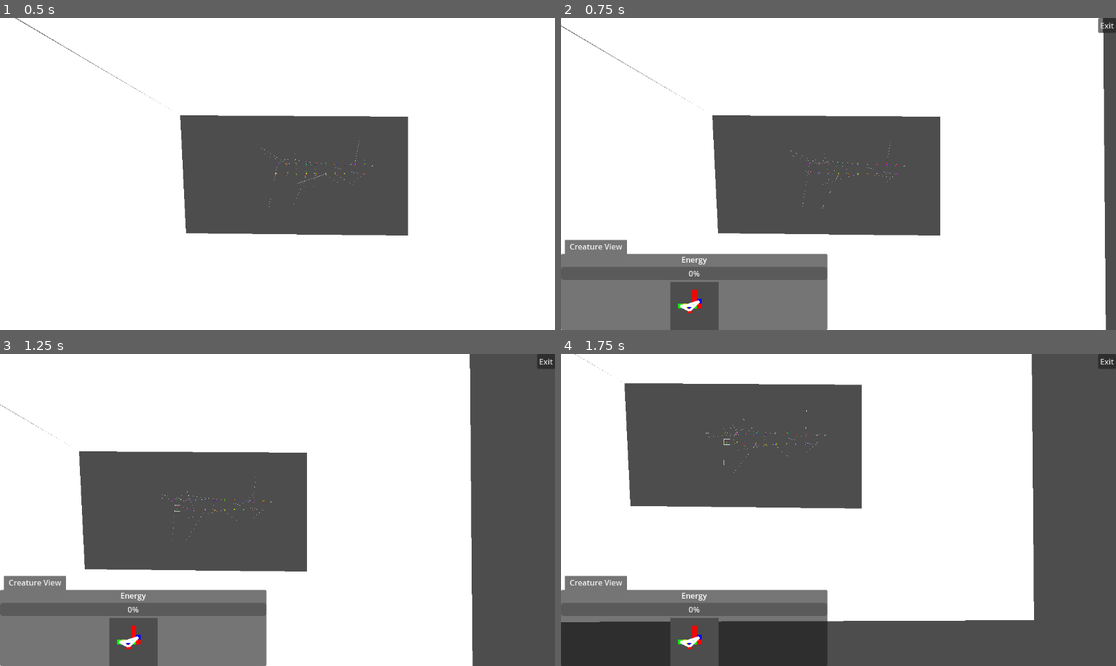
Above: before the commit, frames 1-4 (two rows, left to right).
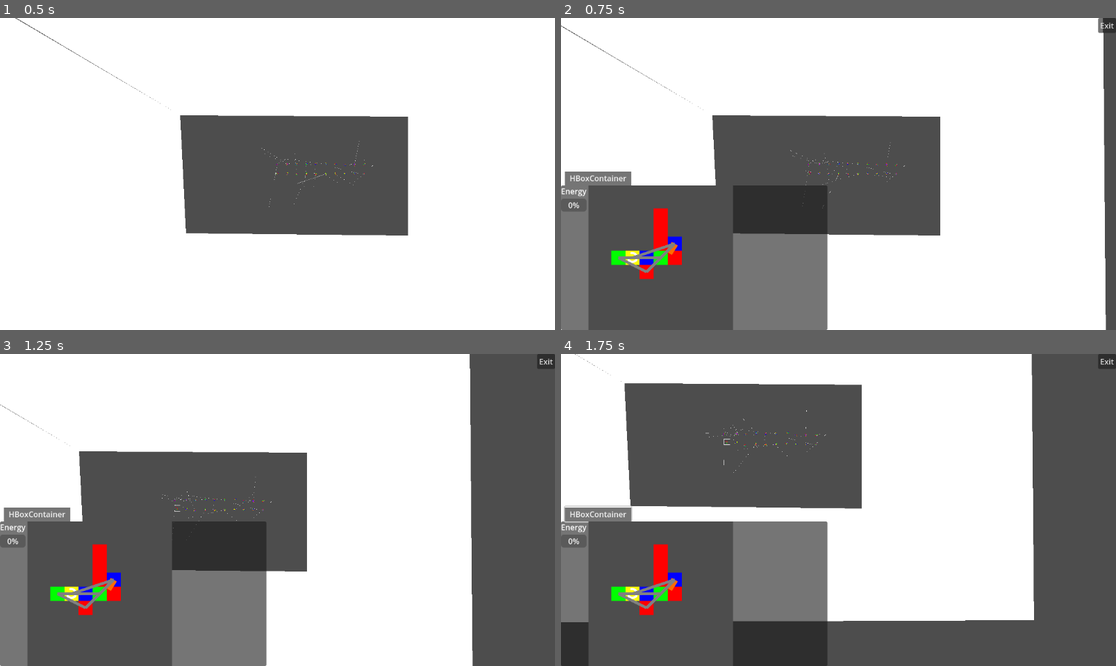
Above: after the commit, the same moments.

Repository: 06gusmog/EVOLUTIONATOR-4000
Game: Godot game, scene res://Misc/world.tscn
Same seed, same stepped clock (60 frames per second), same inputs: the game is played once before the commit and once after it.
Inputs (mouse positions are in pixels of both pictures, inside the frame that each line leads up to):
- Up to frame 1 (0.5 s): no input
- Up to frame 2 (0.75 s): move the mouse to (838, 174) at 0.52 s; press the mouse at (838, 174) at 0.53 s; hold Right (right) from 0.53 s (still down)
- Up to frame 3 (1.25 s): keep holding Right (right)
- Up to frame 4 (1.75 s): move the mouse to (749, 510) at 1.27 s; release Right (right) at 1.28 s; release the mouse at (749, 510) at 1.28 s; hold Down (down) from 1.28 s (still down); tap Shift (zoom_in) at 1.35 s; click (749, 510) at 1.42 s

Frame 1 is identical in both runs. In frame 2, 15% of the frame differs, in the area x 0-49%, y 49-100%; in frame 3, 14%; in frame 4, 16%, in the area x 0-49%, y 48-100%.

Commit message:
Connection strength rendering
The connections now show their strength: A range from black to white where black is -1 and white is +1.

Diff:
--- a/Godot/Misc/UI assets/connection.gd
+++ b/Godot/Misc/UI assets/connection.gd
@@ -6,13 +6,9 @@
 
 func make_connection(from, to):
 	if from == to:
-		print('hello')
 		var self_connection_sprite = load("res://Misc/UI assets/connection_to_self.png")
-		print(self_connection_sprite)
 		sprite = Sprite2D.new()
-		print(sprite.texture)
 		sprite.texture = self_connection_sprite
-		print(sprite.texture)
 		sprite.position = from
 		sprite.scale = Vector2(0.01, 0.01)
 		add_child(sprite)
@@ -20,8 +16,8 @@
 		sprite = Line2D.new()
 		add_child(sprite)
 		sprite.points = [from, to]
-		sprite.width = 0.5
+		sprite.width = 0.2
 
 func update_output(value):
 	var hue = (value + 1) / 2
-	sprite.modulate = Vector3(1,1,1) * hue
+	sprite.modulate = Color(hue,hue,hue)
--- a/Godot/Misc/UI assets/visual_creature.gd
+++ b/Godot/Misc/UI assets/visual_creature.gd
@@ -2,54 +2,7 @@
 var creature
 const connection_node = preload("res://Misc/UI assets/connection.tscn")
 
-# TEMPORARY!!!
-"""
-var rng = RandomNumberGenerator.new()
-var cell_types = DirAccess.get_files_at("res://Cell Types/Scenes/")
-@export var special_sauce_length: int = 5
-var number_string = "0123456789"
 
-func generate_random_DNA(size : int):
-	var DNA = []
-	var cell_positions = []
-	for cell in range(size):
-		var random_RNA_return = generate_random_RNA(cell_positions, size)
-		var RNA = random_RNA_return[0]
-		#This way of updating cell_positions feels a bit goofy, but i think it's fine?
-		cell_positions = random_RNA_return[1]
-		DNA.append(RNA)
-	return DNA
-
-func generate_random_RNA(cell_positions: Array, creature_size):
-	var RNA = {}
-	RNA['Type'] = cell_types[rng.randi() % len(cell_types)] #Would it be slower to use randi_range() instead?
-	cell_positions.append(select_cell_position(cell_positions))
-	RNA['Position'] = cell_positions[-1]
-	RNA['Connections'] = []
-	for x in range(int(ceil(7.5/(0.4 * (rng.randi() % 10) + 1.25) - 2))): # Selects a weighted number between 0 and 4
-		var connection = rng.randi() % (creature_size)
-		RNA['Connections'].append(str(connection))
-	RNA['Special Sauce'] = generate_special_sauce(special_sauce_length)
-	return [RNA, cell_positions]
-
-func select_cell_position(established_positions : Array):
-	var cell_position = Vector2(0,0)
-	var x = 1 - ((rng.randi() % 2) * 2)
-	var y = 1 - ((rng.randi() % 2) * 2)
-	while true:
-		if cell_position in established_positions:
-			var one_or_zero = rng.randi() % 2
-			cell_position.x += x * one_or_zero
-			cell_position.y += y * (1-one_or_zero)
-		else:
-			return cell_position
-
-func generate_special_sauce(length : int):
-	var special_sauce = ""
-	for i in range(length):
-		special_sauce += number_string[rng.randi() % 10]
-	return special_sauce
-"""
 # Called when the node enters the scene tree for the first time.
 func _ready(): #NOTE Creates every cell as a sprite2D named after the index, and the cells connections as line2D's as its children, with them being named after their target cell.
 	#DNA = generate_random_DNA(3)
@@ -59,7 +12,6 @@
 		var cell_instance_connections = cell.connections
 		add_child(cell_instance)
 		for connection in cell_instance_connections:
-			print('hello')
 			var connection_visual = connection_node.instantiate()
 			cell_instance.add_child(connection_visual)
 			connection_visual.make_connection(cell_instance.position, creature.cells[int(connection)].position) #NOTE index out of range error
--- a/Godot/Misc/UserInterface.gd
+++ b/Godot/Misc/UserInterface.gd
@@ -3,7 +3,9 @@
 var rendered_creature = Image
 var connections = []
 @onready var creature_sim = $"Creature View/Creature Sim"
+
 var visual_creature_file = preload("res://Misc/UI assets/visual_creature.tscn")
+const CONNECTION2D = preload("res://Misc/UI assets/connection.gd")
 
 func _ready():
 	visible = false
@@ -12,9 +14,16 @@
 func _process(_delta):
 	if not creature_selected: # When there is no selected creature: break
 		return 0
-	for connection in connections:
-		var strength = creature_selected.get_child(connection['From'])
-
+	var i = 0
+	var real_cells = creature_selected.cells
+	for sim_cell in creature_sim.get_child(0).get_children():
+		if sim_cell is Camera2D:
+			continue
+		var output = real_cells[i].output
+		for connection in sim_cell.get_children():
+			if connection is CONNECTION2D:
+				connection.update_output(output)
+		i += 1
 
 
 func creature_clicked(creature):
--- a/Godot/Misc/world.tscn
+++ b/Godot/Misc/world.tscn
@@ -28,6 +28,7 @@
 polygon = PackedVector2Array(-202, -122, -190, 123, 271, 128, 271, -119, -202, -122, -633, -378, 609, -353, 615, 351, -650, 356, -633, -376)
 
 [node name="CanvasLayer" type="CanvasLayer" parent="."]
+process_priority = 1
 
 [node name="UserInterface" type="Control" parent="CanvasLayer"]
 layout_mode = 3
@@ -49,24 +50,27 @@
 offset_right = 553.0
 grow_vertical = 0
 
-[node name="Creature View" type="VBoxContainer" parent="CanvasLayer/UserInterface/TabContainer"]
+[node name="HBoxContainer" type="HBoxContainer" parent="CanvasLayer/UserInterface/TabContainer"]
 layout_mode = 2
 
-[node name="Label" type="Label" parent="CanvasLayer/UserInterface/TabContainer/Creature View"]
+[node name="Creature View" type="VBoxContainer" parent="CanvasLayer/UserInterface/TabContainer/HBoxContainer"]
+layout_mode = 2
+
+[node name="Label" type="Label" parent="CanvasLayer/UserInterface/TabContainer/HBoxContainer/Creature View"]
 layout_mode = 2
 size_flags_vertical = 0
 text = "Energy
 "
 horizontal_alignment = 1
 
-[node name="ProgressBar" type="ProgressBar" parent="CanvasLayer/UserInterface/TabContainer/Creature View"]
+[node name="ProgressBar" type="ProgressBar" parent="CanvasLayer/UserInterface/TabContainer/HBoxContainer/Creature View"]
 layout_mode = 2
 
-[node name="AspectRatioContainer" type="AspectRatioContainer" parent="CanvasLayer/UserInterface/TabContainer/Creature View"]
-custom_minimum_size = Vector2(0, 100)
+[node name="AspectRatioContainer" type="AspectRatioContainer" parent="CanvasLayer/UserInterface/TabContainer/HBoxContainer"]
+custom_minimum_size = Vector2(300, 300)
 layout_mode = 2
 
-[node name="TextureRect" type="TextureRect" parent="CanvasLayer/UserInterface/TabContainer/Creature View/AspectRatioContainer"]
+[node name="TextureRect" type="TextureRect" parent="CanvasLayer/UserInterface/TabContainer/HBoxContainer/AspectRatioContainer"]
 layout_mode = 2
 texture = SubResource("ViewportTexture_xdqrd")
 expand_mode = 4
